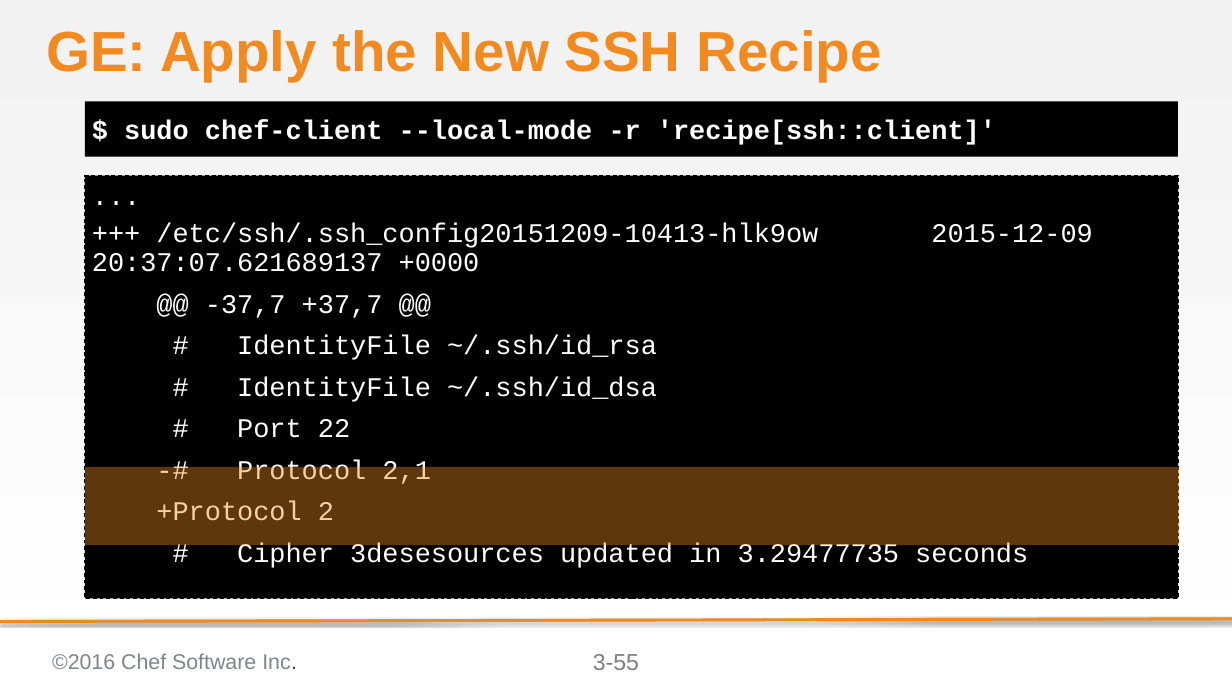
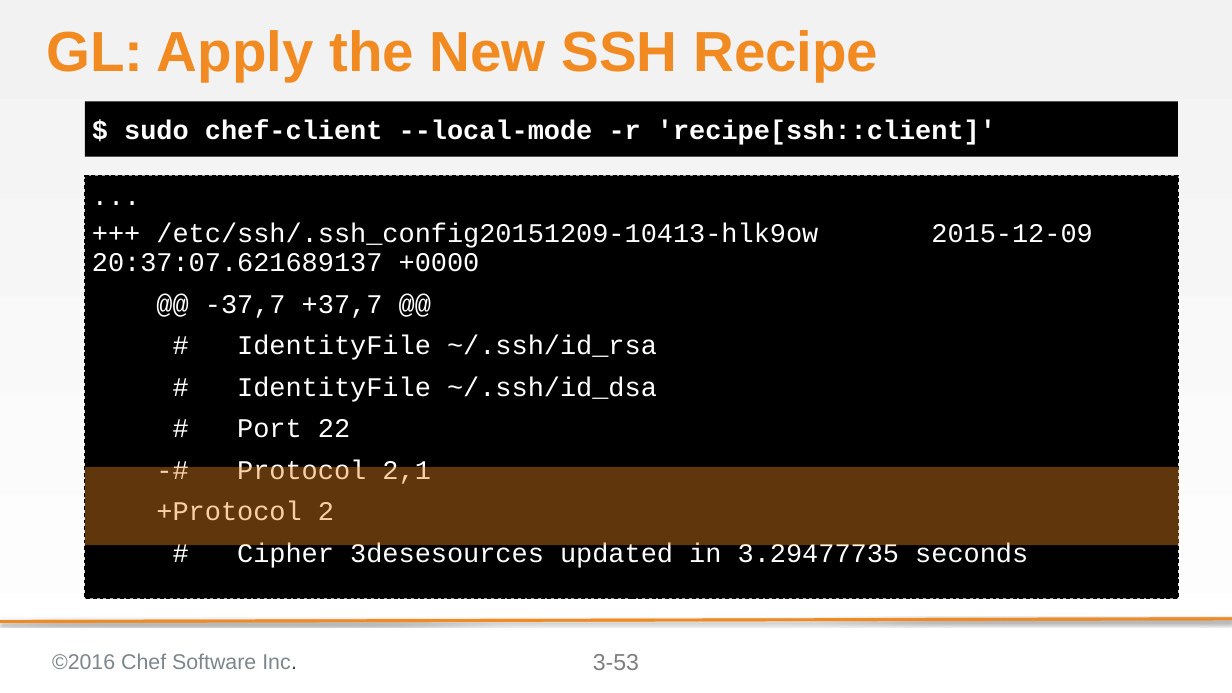
Before and after one commit to bchamby/chef-compliance-installation-configuration-operation, a slide deck: slide 53 of 03-initial-configuration-scans.pptx (slide 55 before the commit). Drawn at 1232x693 pixels with LibreOffice and Linux fonts; fonts in the diff are those of the drawing; background and template pictures are left out. Boxes give left, top, right and bottom in pixels: in the first picture for what was removed or moved away, otherwise in the second. Text is boxed around its words. In the diff, an @@ line names an element or a change of style, - is before the commit and + after.

```diff
--- a/03-initial-configuration-scans.pptx
+++ b/03-initial-configuration-scans.pptx
@@ title at [46, 30, 878, 82]: text changed @@
-GE: Apply the New SSH Recipe
+GL: Apply the New SSH Recipe
@@ page number at [593, 654, 639, 670]: text changed @@
-3-55
+3-53
```
Also in this commit, not shown: 40 other slides changed, 3 slides removed, 2 other files.
